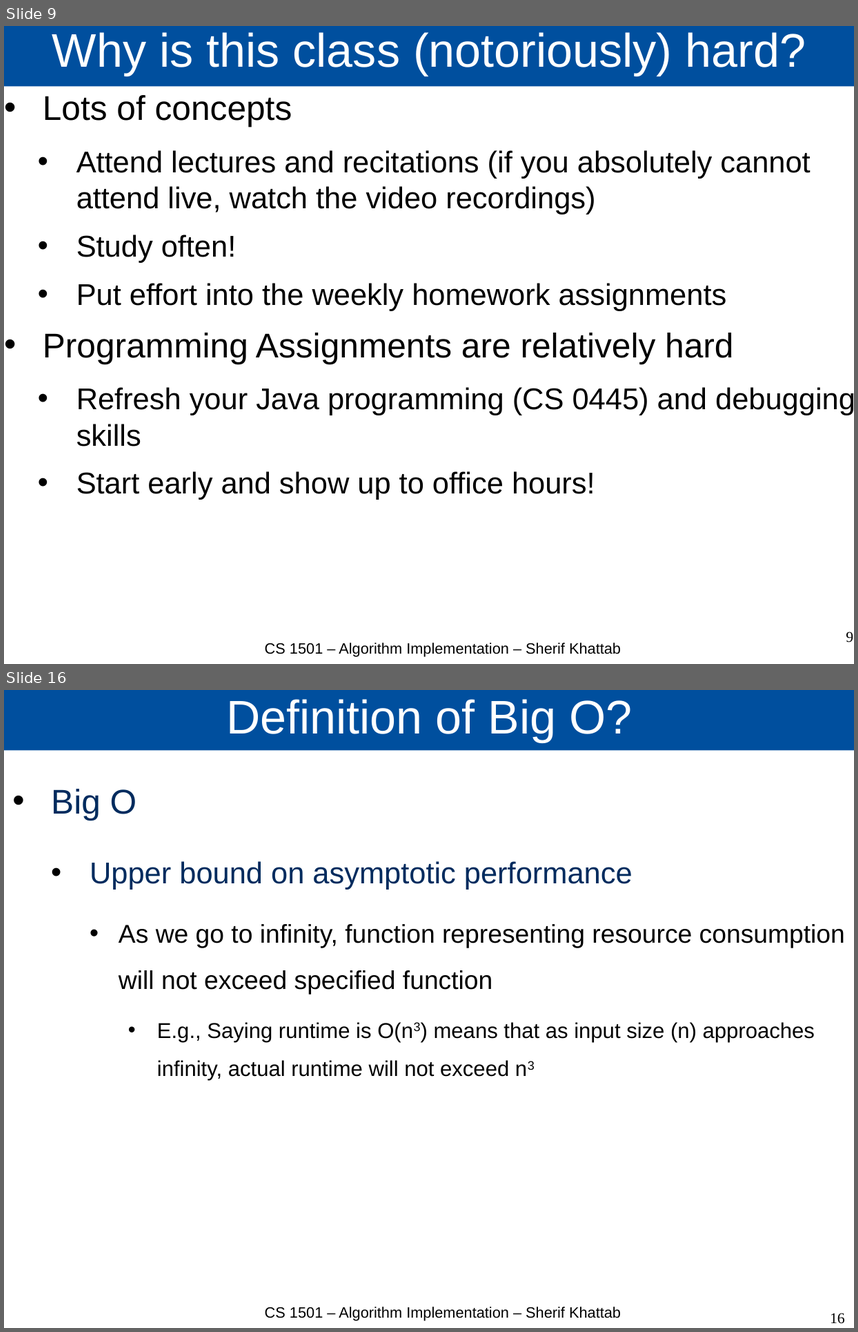
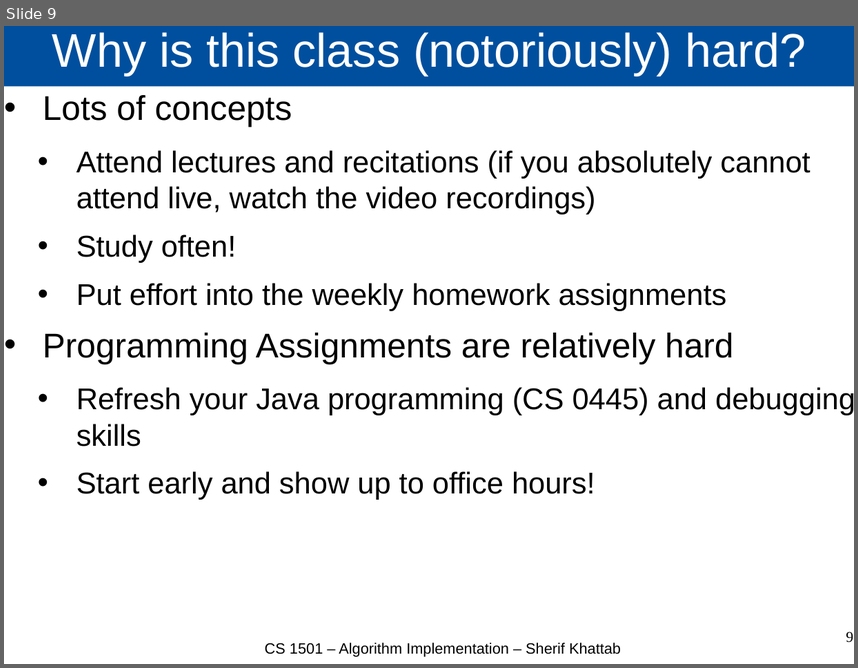
Before and after one commit to cs1501-2224/handouts, a slide deck: DraftSlides/Lecture0.pptx. Shown one above the other, each under a label of ours: slides 9 and 16 before the commit, slide 9 after it; the slides between them are not shown. The pictures are 858x1332 and 858x668 pixels, drawn with LibreOffice and Linux fonts; fonts in the diff are those of the drawing. Boxes give left, top, right and bottom in pixels: in the first picture for what was removed or moved away, otherwise in the second. Text is boxed around its words. In the diff, an @@ line names an element or a change of style, - is before the commit and + after.

```diff
--- a/DraftSlides/Lecture0.pptx
+++ b/DraftSlides/Lecture0.pptx
@@ slide 16 removed at (4, 690, 854, 1328), background #FFFFFF @@
@@ title removed at (4, 690, 854, 751) @@
-Definition of Big O?
@@ text removed at (51, 789, 845, 1081) @@
-• Big O
-  • Upper bound on asymptotic performance
-    • As we go to infinity, function representing resource consumption will not exceed specified function
-      • E.g., Saying runtime is O(n3) means that as input size (n) approaches infinity, actual runtime will not exceed n3
@@ text removed at (265, 1306, 621, 1321) @@
-CS 1501 – Algorithm Implementation – Sherif Khattab
@@ page number removed at (830, 1312, 845, 1323) @@
-16
```
Also in this commit, not shown: 5 slides changed, 6 other slides removed, 4 other files.
